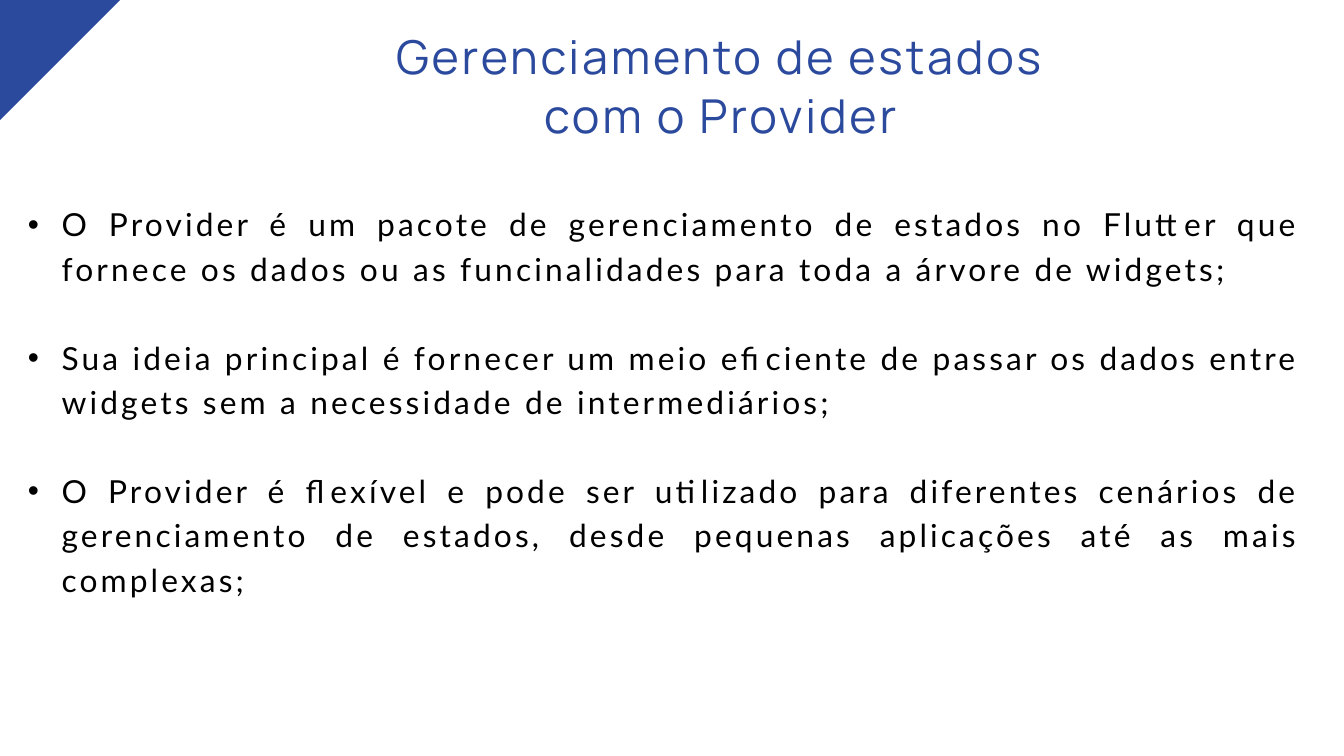
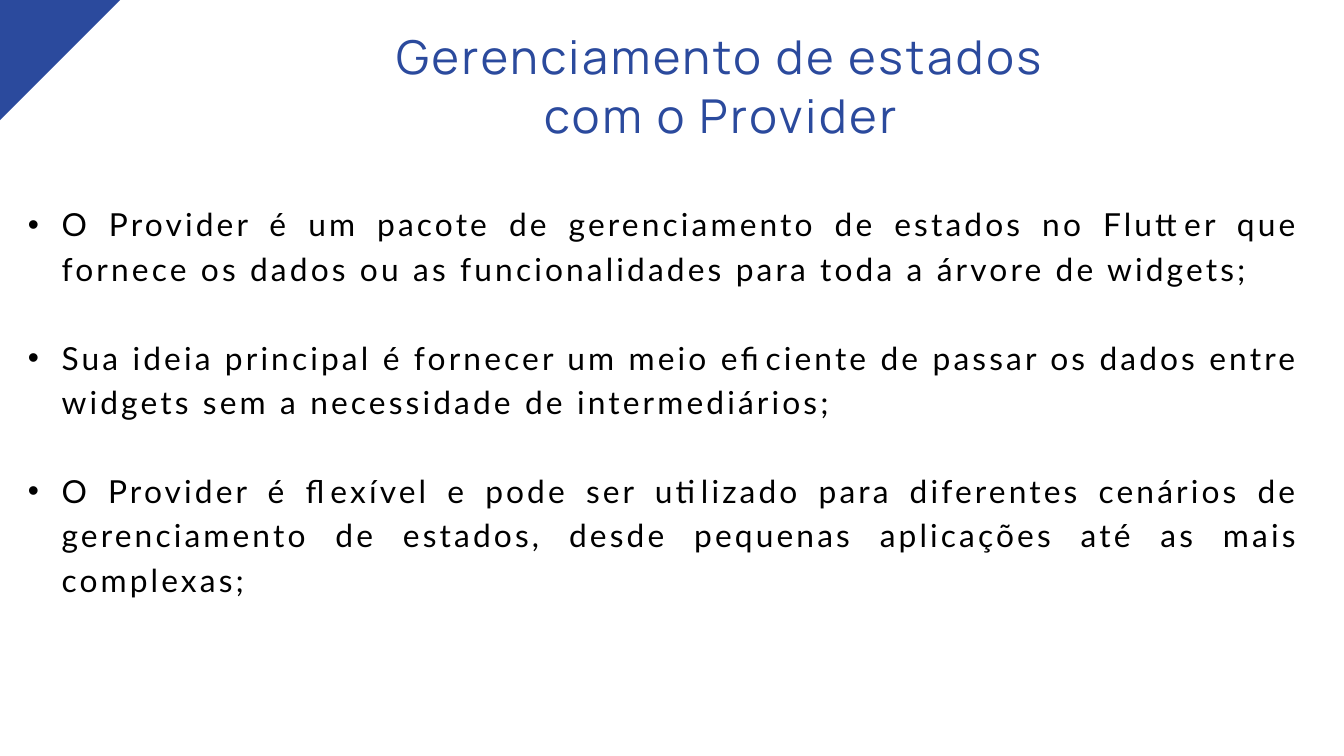
Before and after one commit to TalyssonDEV/Semac-11, a slide deck: slide 10 of Aula11-Manipulação de Estados/Aula11-Manipulação de Estados.pptx. Drawn at 1344x756 pixels with LibreOffice and Linux fonts; fonts in the diff are those of the drawing. Boxes give left, top, right and bottom in pixels: in the first picture for what was removed or moved away, otherwise in the second. Text is boxed around its words. In the diff, an @@ line names an element or a change of style, - is before the commit and + after.

```diff
--- a/Aula11-Manipulação de Estados/Aula11-Manipulação de Estados.pptx
+++ b/Aula11-Manipulação de Estados/Aula11-Manipulação de Estados.pptx
@@ text at (62, 212, 1295, 287): text changed @@
-• O Provider é um pacote de gerenciamento de estados no Flutter que fornece os dados ou as funcinalidades para toda a árvore de widgets;
+• O Provider é um pacote de gerenciamento de estados no Flutter que fornece os dados ou as funcionalidades para toda a árvore de widgets;
```
Also in this commit, not shown: 8 other slides changed, 6 other files.
